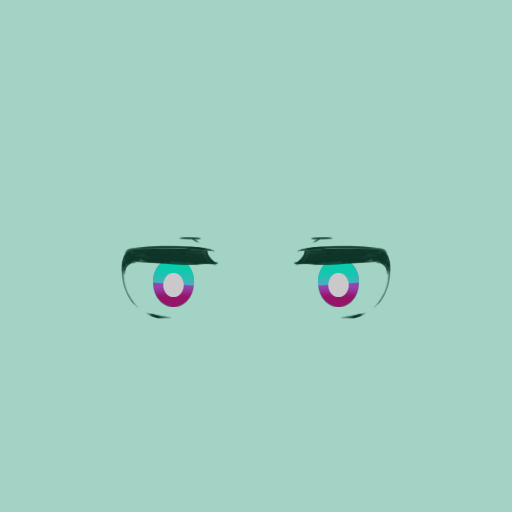
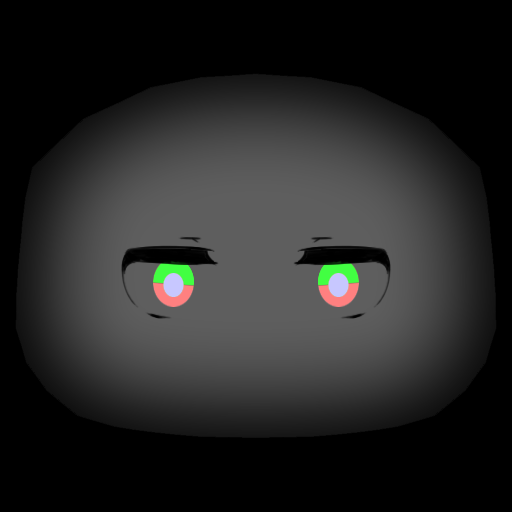
Layered file, before and after one edit (512x512). Changes by layer:
showed group "Emiss" (14 layers) over [0, 0, 512, 512]
added group "R" (1st of 3, in "Emiss") with 5 layers in group "Emiss" over [0, 0, 512, 512]
moved "图层 36" into group "R" over [120, 236, 219, 320]
moved "图层 35" into group "R", painted on it over [163, 273, 184, 297]
moved "图层 34" into group "R", painted on it over [153, 258, 194, 287]
moved "图层 33" into group "R", painted on it over [153, 258, 194, 307]
painted on "图层 27" over [328, 273, 349, 297]
painted on "图层 26" over [318, 258, 359, 287]
painted on "图层 24" over [318, 258, 359, 307]
hid group "Normal" (17 layers) over [0, 0, 512, 512]
